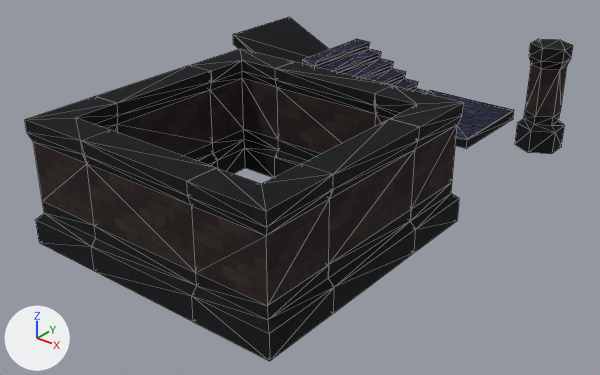
The glTF model assets/tiles.glb as it was, and as the next commit left it.
Camera for both pictures: a 50 mm lens placed at (3.84, -7.21, 3.13), pointed at (-0.36, -1.97, -0.12). Lighting does not change. The marker at lower left points along +X, +Y and +Z. Mesh edges are drawn as thin lines. Where no turn or scale is listed for an object, it has been applied to the vertices.

Names of what the first picture shows: 'column_round', 'floor', 'slope_center_straightB', 'stairs', 'wall', 'wall.001', 'wall.002', 'wall.003', 'wall_corner', 'wall_corner.001', 'wall_corner.002', 'wall_corner.003'.
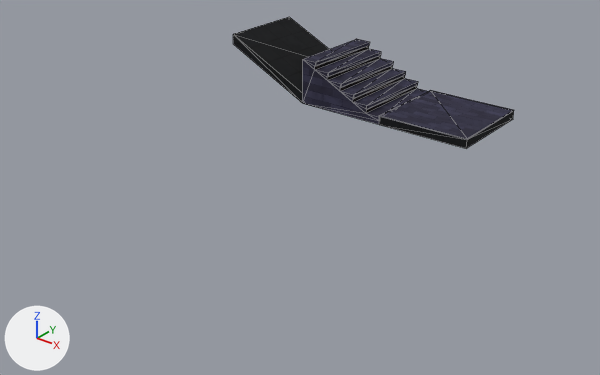
The change, as a list of edits to the scene's bpy script:
```text
Remove ob_wall:
    ob_wall = bpy.data.objects.new('wall', me_mesh_wall_instance)
    ob_wall.location = (-1.0, -3.0, 0.0)
Remove ob_wall_corner:
    ob_wall_corner = bpy.data.objects.new('wall_corner', me_mesh_wall_corner_instance)
    ob_wall_corner.location = (-1.0, -4.0, 0.0)
Remove ob_wall_corner_001:
    ob_wall_corner_001 = bpy.data.objects.new('wall_corner.001', me_mesh_wall_corner_instance_001)
    ob_wall_corner_001.location = (-1.0, -2.0, 0.0)
Remove ob_wall_corner_002:
    ob_wall_corner_002 = bpy.data.objects.new('wall_corner.002', me_mesh_wall_corner_instance_002)
    ob_wall_corner_002.location = (1.0, -2.0, 0.0)
Remove ob_wall_corner_003:
    ob_wall_corner_003 = bpy.data.objects.new('wall_corner.003', me_mesh_wall_corner_instance_003)
    ob_wall_corner_003.location = (1.0, -4.0, 0.0)
Remove ob_wall_001:
    ob_wall_001 = bpy.data.objects.new('wall.001', me_mesh_wall_instance_001)
    ob_wall_001.location = (0.0, -4.0, 0.0)
Remove ob_wall_002:
    ob_wall_002 = bpy.data.objects.new('wall.002', me_mesh_wall_instance_002)
    ob_wall_002.location = (1.0, -3.0, 0.0)
Remove ob_wall_003:
    ob_wall_003 = bpy.data.objects.new('wall.003', me_mesh_wall_instance_003)
    ob_wall_003.location = (0.0, -2.0, 0.0)
Remove ob_column_round:
    ob_column_round = bpy.data.objects.new('column_round', me_mesh_column_round_instance)
    ob_column_round.location = (1.0, 0.0, 0.0)
```

What differs and where, as boxes [x1, y1, x2, y2] in the pictures (600 x 375 px):
'wall_corner.003', deleted: before [187, 164, 334, 361]
'wall.001', deleted: before [81, 130, 216, 322]
'wall.002', deleted: before [302, 119, 420, 313]
'wall_corner', deleted: before [25, 96, 118, 271]
'wall.003', deleted: before [275, 62, 393, 177]
'wall_corner.001', deleted: before [192, 49, 294, 178]
'wall_corner.002', deleted: before [375, 86, 464, 253]
'wall', deleted: before [96, 65, 218, 168]
'column_round', deleted: before [515, 39, 573, 154]
